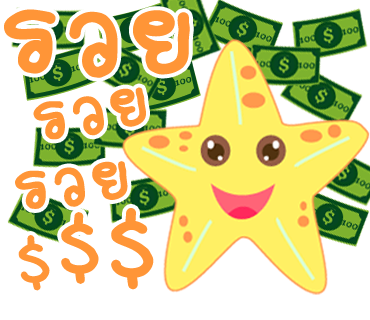
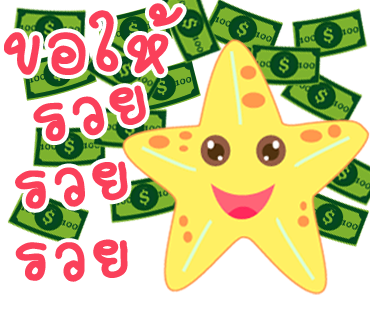
Layer changes from the first 370x320 image to the second:
removed layer "$" (1st of 3) over <box>61,212,99,284</box>
removed layer "$" (2nd of 3) over <box>111,208,154,290</box>
renamed "$" to "รวย", painted on it over <box>15,235,128,291</box>
painted on "รวย" (2nd of 3) over <box>15,161,128,209</box>
renamed "รวย" to "ขอให้", painted on it over <box>4,3,190,78</box>
painted on "รวย" (3rd of 3) over <box>33,85,146,141</box>
